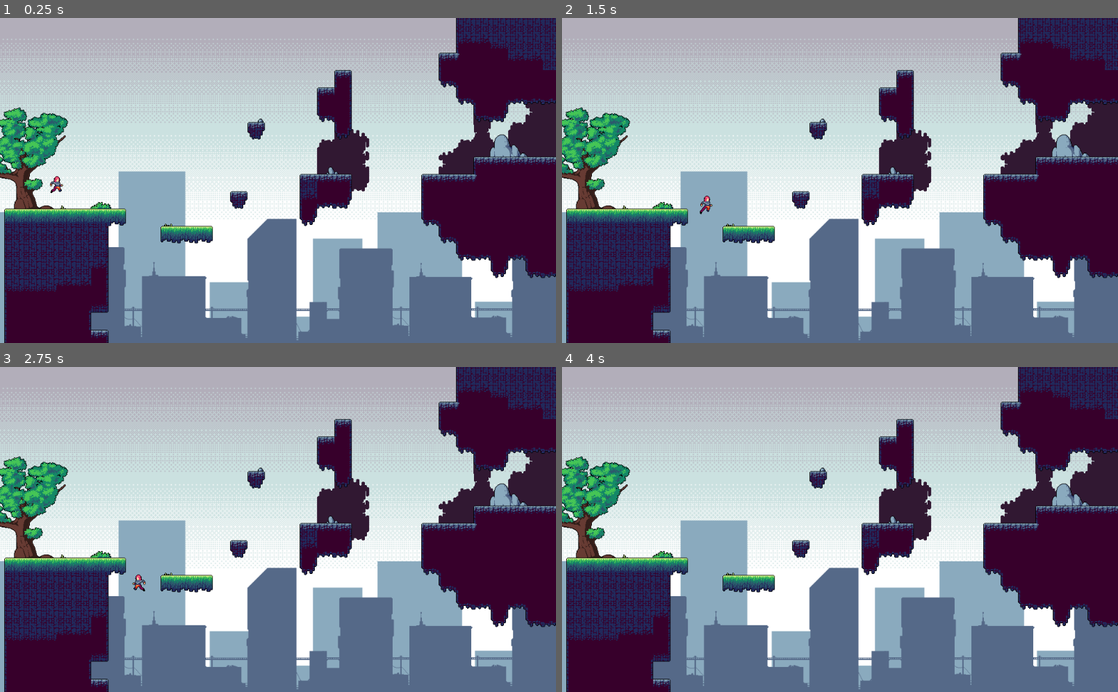
Above: before the commit, frames 1-4 (two rows, left to right).
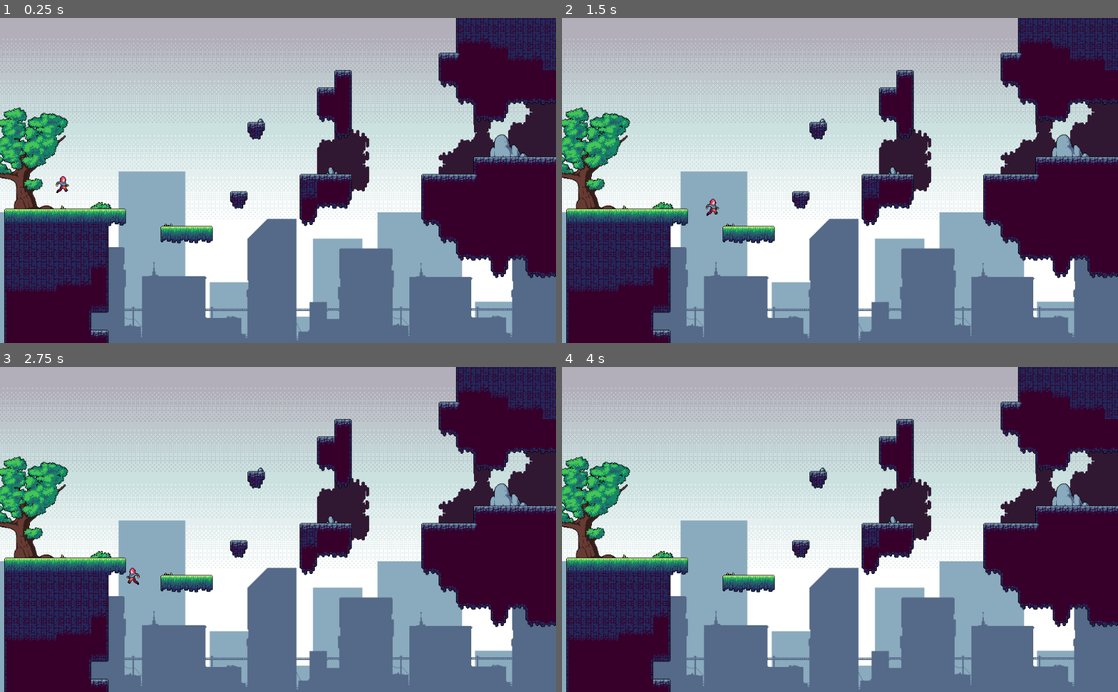
Above: after the commit, the same moments.

Repository: unniisme/Petrichor-22-Workshop
Game: Godot game, scene res://Levels/Test Level.tscn
The game is run twice, just before and just after one commit, with the same random seed, the same clock (stepped at 60 frames per second) and the same inputs.
Inputs:
- Up to frame 1 (0.25 s): no input
- Up to frame 2 (1.5 s): hold D (Right) from 0.53 s (still down); tap Space (Jump) at 0.77 s
- Up to frame 3 (2.75 s): tap Space (Jump) at 1.52 s; release D (Right) at 2.03 s; hold A (Left) from 2.03 s (still down)
- Up to frame 4 (4 s): release A (Left) at 2.78 s; hold D (Right) from 2.78 s (still down); tap Space (Jump) at 3.02, 3.77 s; tap Enter at 3.5 s

The runs differ from the first frame. In frame 1, 0.1% of the frame differs, in the area x 9-13%, y 48-54%; in frame 2, 0.1%; in frame 3, 0.1%, in the area x 22-27%, y 61-70%; in frame 4, nothing differs.

Commit message:
Small fix

Diff:
--- a/game/neon/Actors/Player.tscn
+++ b/game/neon/Actors/Player.tscn
@@ -10,8 +10,8 @@
 script = ExtResource( 2 )
 
 [node name="AnimatedSprite" parent="." instance=ExtResource( 1 )]
-frame = 0
+offset = Vector2( 11, 0 )
 
 [node name="CollisionShape2D" type="CollisionShape2D" parent="."]
-position = Vector2( -10, 7 )
+position = Vector2( 0.678726, 7.33371 )
 shape = SubResource( 1 )
--- a/game/neon/Levels/Test Level.tscn
+++ b/game/neon/Levels/Test Level.tscn
@@ -127,6 +127,9 @@
 [sub_resource type="ConvexPolygonShape2D" id=37]
 points = PoolVector2Array( 32, 32, 0, 32, 0, 0, 32, 0 )
 
+[sub_resource type="ConvexPolygonShape2D" id=38]
+points = PoolVector2Array( 32, 32, 0, 32, 0, 0, 32, 0 )
+
 [sub_resource type="ConvexPolygonShape2D" id=39]
 points = PoolVector2Array( 32, 32, 0, 32, 0, 0, 32, 0 )
 
@@ -136,10 +139,7 @@
 [sub_resource type="ConvexPolygonShape2D" id=41]
 points = PoolVector2Array( 32, 32, 0, 32, 0, 0, 32, 0 )
 
-[sub_resource type="ConvexPolygonShape2D" id=42]
-points = PoolVector2Array( 32, 32, 0, 32, 0, 0, 32, 0 )
-
-[sub_resource type="TileSet" id=38]
+[sub_resource type="TileSet" id=42]
 0/name = "Tiles.png 0"
 0/texture = ExtResource( 1 )
 0/tex_offset = Vector2( 0, 0 )
@@ -386,25 +386,25 @@
 "autotile_coord": Vector2( 2, 1 ),
 "one_way": false,
 "one_way_margin": 1.0,
+"shape": SubResource( 38 ),
+"shape_transform": Transform2D( 1, 0, 0, 1, 0, 0 )
+}, {
+"autotile_coord": Vector2( 5, 2 ),
+"one_way": false,
+"one_way_margin": 1.0,
 "shape": SubResource( 39 ),
 "shape_transform": Transform2D( 1, 0, 0, 1, 0, 0 )
 }, {
-"autotile_coord": Vector2( 5, 2 ),
+"autotile_coord": Vector2( 10, 5 ),
 "one_way": false,
 "one_way_margin": 1.0,
 "shape": SubResource( 40 ),
 "shape_transform": Transform2D( 1, 0, 0, 1, 0, 0 )
 }, {
-"autotile_coord": Vector2( 10, 5 ),
+"autotile_coord": Vector2( 11, 5 ),
 "one_way": false,
 "one_way_margin": 1.0,
 "shape": SubResource( 41 ),
-"shape_transform": Transform2D( 1, 0, 0, 1, 0, 0 )
-}, {
-"autotile_coord": Vector2( 11, 5 ),
-"one_way": false,
-"one_way_margin": 1.0,
-"shape": SubResource( 42 ),
 "shape_transform": Transform2D( 1, 0, 0, 1, 0, 0 )
 } ]
 0/z_index = 0
--- a/game/neon/project.godot
+++ b/game/neon/project.godot
@@ -10,7 +10,6 @@
 
 _global_script_classes=[  ]
 _global_script_class_icons={
-
 }
 
 [application]
Not shown: 2 places in game/neon/Levels/Test Level.tscn that only renumber resources
